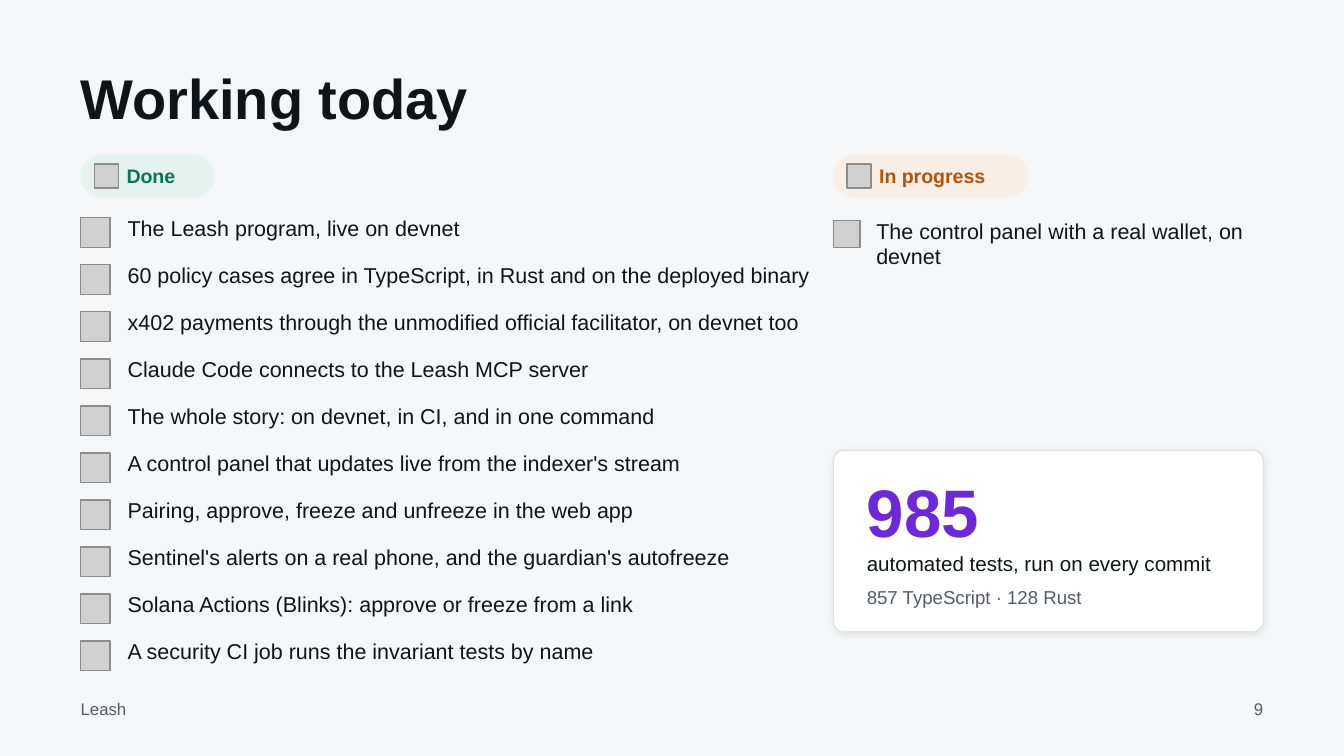
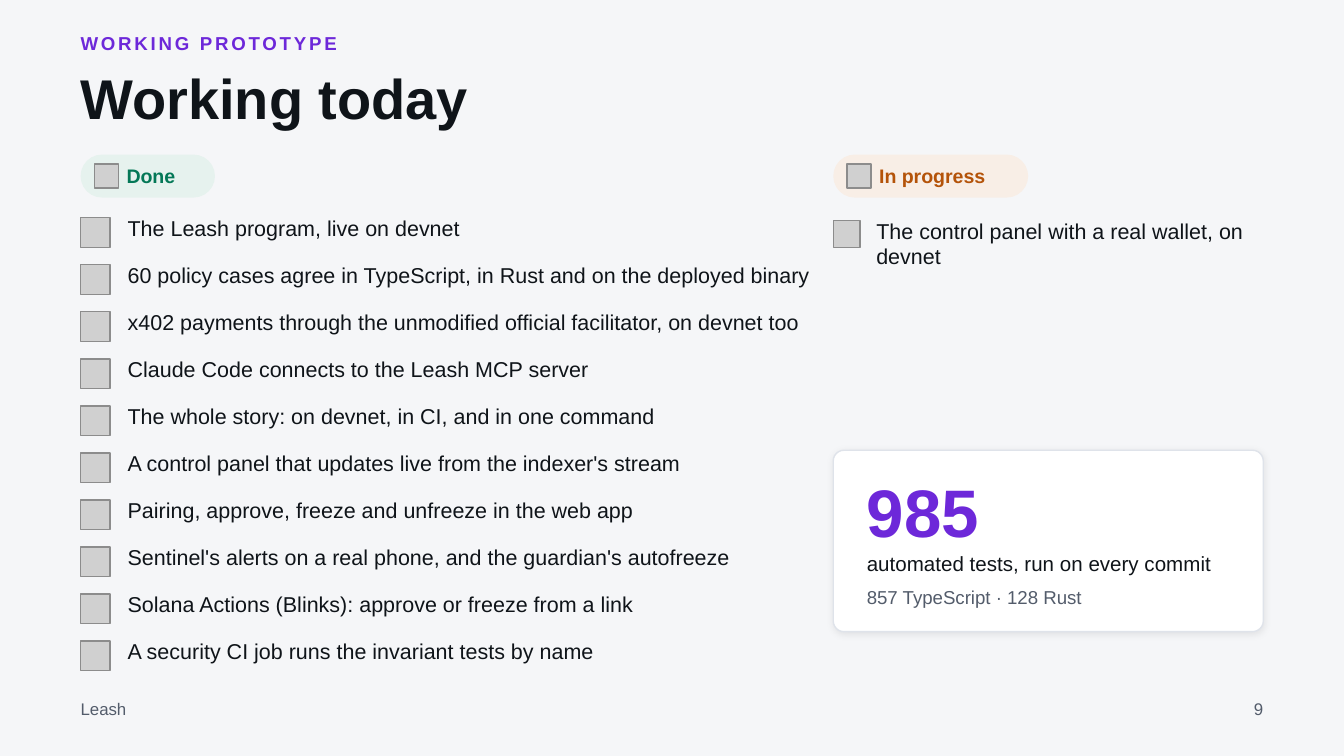
Before and after one commit to parthdeshmukh488-ops/hub, a slide deck: slide 9 of docs/pitch/leash-deck.pptx. Drawn at 1344x756 pixels with LibreOffice and Linux fonts; fonts in the diff are those of the drawing; grey boxes stand for pictures. Boxes give left, top, right and bottom in pixels: in the first picture for what was removed or moved away, otherwise in the second. Text is boxed around its words. In the diff, an @@ line names an element or a change of style, - is before the commit and + after.

```diff
--- a/docs/pitch/leash-deck.pptx
+++ b/docs/pitch/leash-deck.pptx
@@ text added at (81, 37, 337, 50), 10 pt, text #6D28D9, bold @@
+WORKING PROTOTYPE
```
Also in this commit, not shown: 10 other slides changed, 4 other files.
